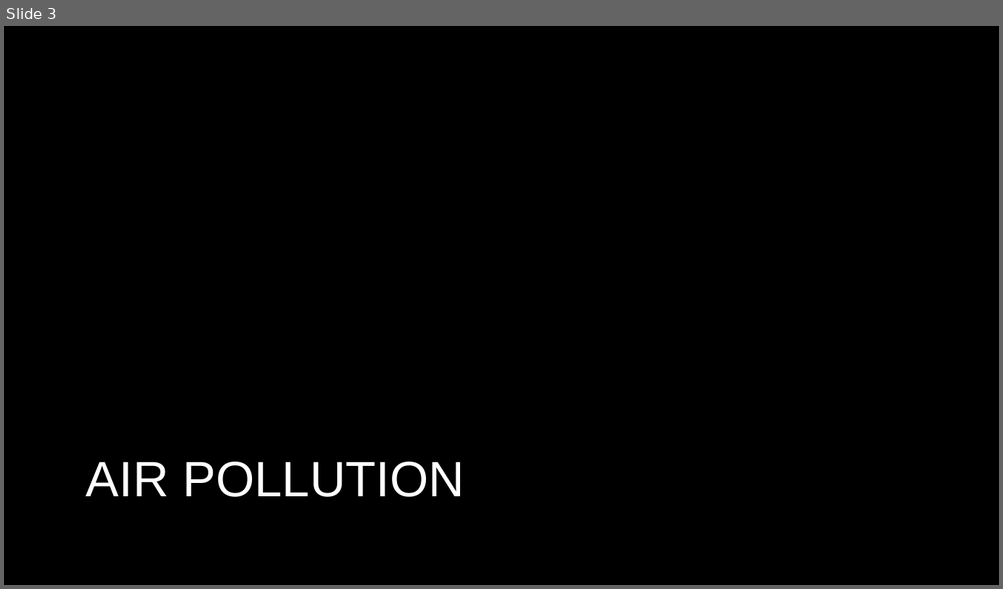
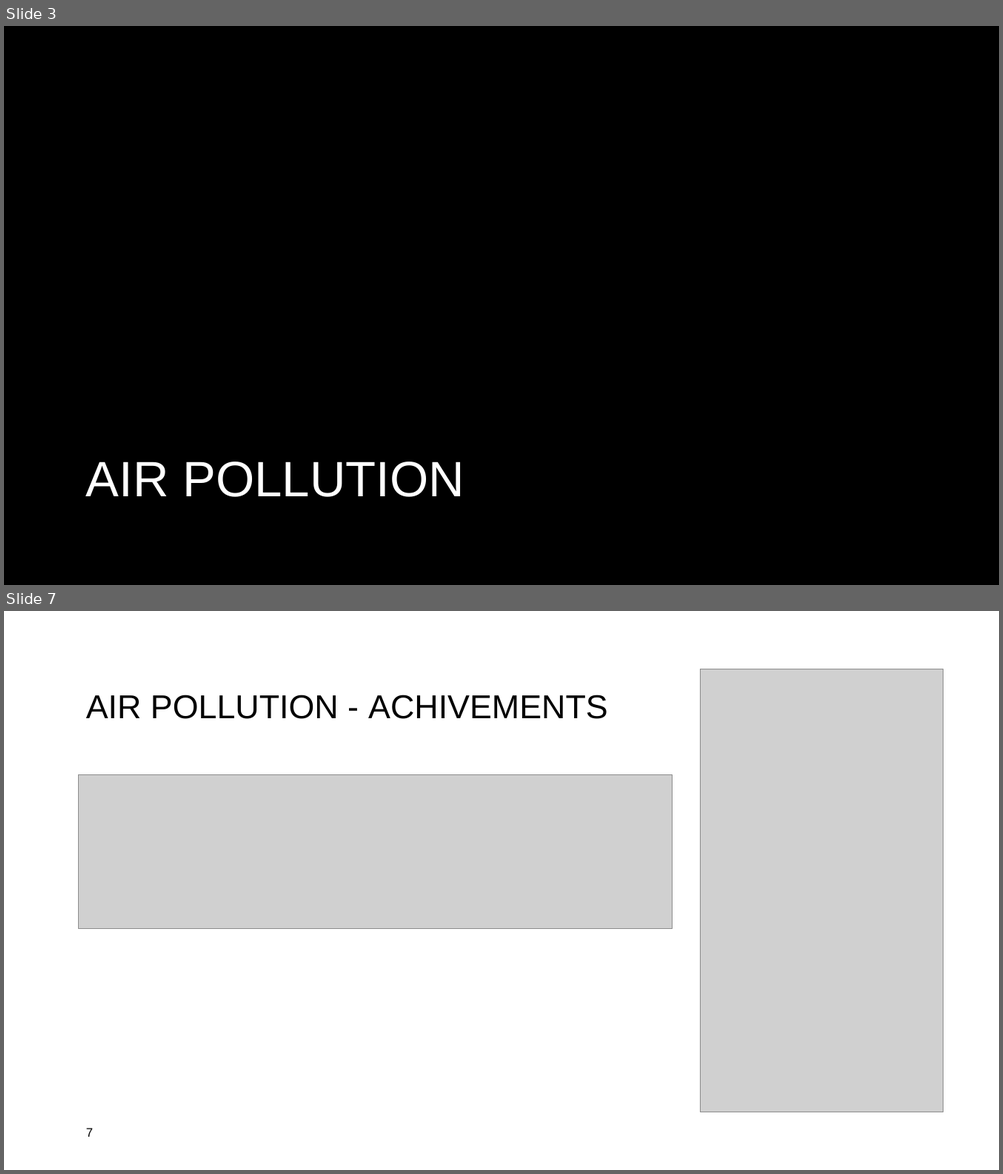
Before and after one commit to lennartklose96/DataScienceProject, a slide deck: Data-Science-Project2Präsi.pptx. Shown one above the other, each under a label of ours: slide 3 before the commit, slides 3 and 7 after it; the slides between them are not shown. The pictures are 1003x589 and 1003x1174 pixels, drawn with LibreOffice and Linux fonts; fonts in the diff are those of the drawing; grey boxes stand for pictures; background and template pictures are left out. Boxes give left, top, right and bottom in pixels: in the first picture for what was removed or moved away, otherwise in the second. Text is boxed around its words. In the diff, an @@ line names an element or a change of style, - is before the commit and + after.

```diff
--- a/Data-Science-Project2Präsi.pptx
+++ b/Data-Science-Project2Präsi.pptx
@@ slide 7 added at box(4, 611, 999, 1170), background #FFFFFF @@
@@ picture added at box(700, 669, 943, 1113) @@
@@ title added at box(86, 695, 608, 719), 32 pt, text #000000 @@
+AIR POLLUTION - ACHIVEMENTS
@@ picture added at box(79, 775, 671, 929) @@
@@ page number added at box(86, 1128, 93, 1137), 12 pt, text #000000 @@
+7
```
Also in this commit, not shown: 6 slides changed, 1 other slide added, 1 slide removed, 1 other file.
